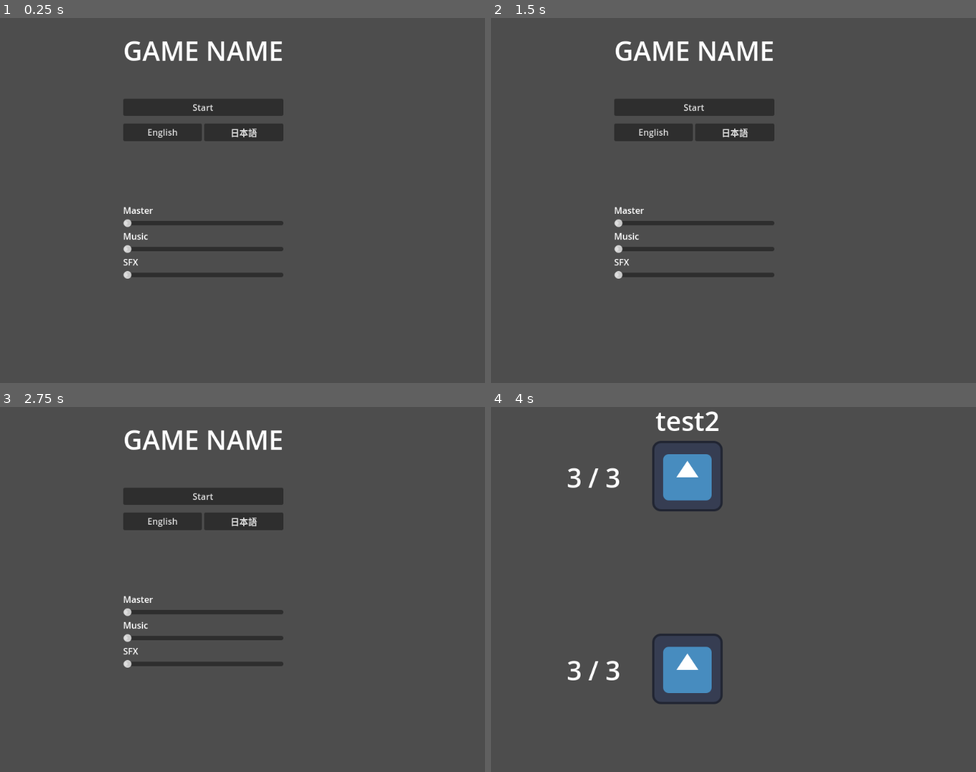
Above: before the commit, frames 1-4 (two rows, left to right).
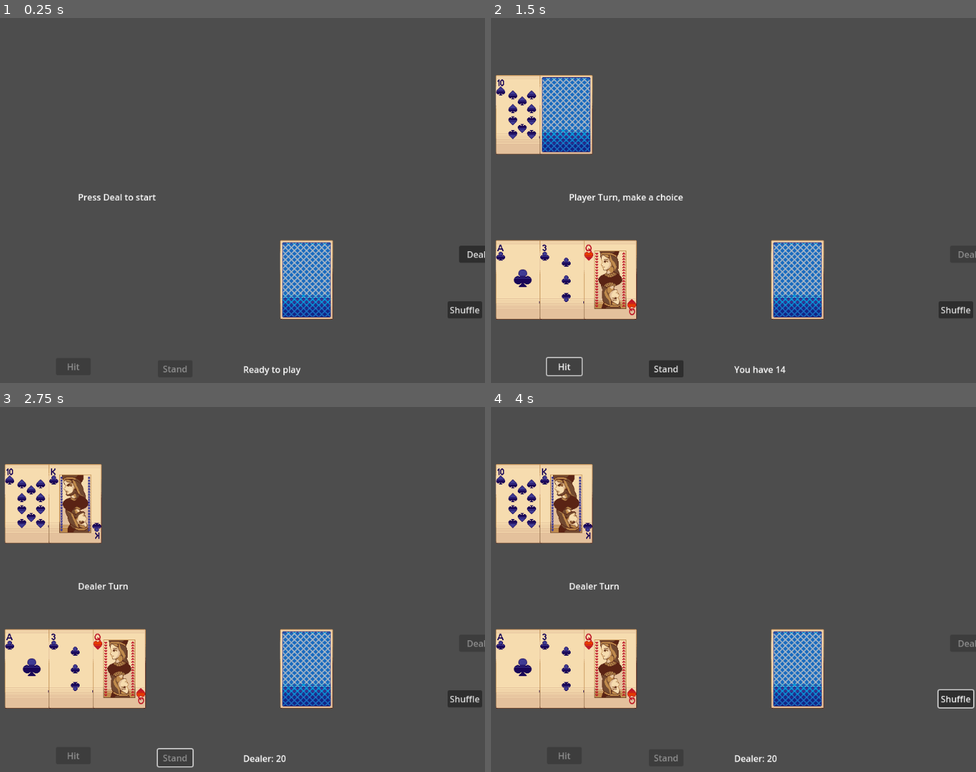
Above: after the commit, the same moments.

Repository: jrattur2/ggj-2026-team-coup
Game: Godot game, scene res://scenes/cards_test_1.tscn
Same seed, same stepped clock (60 frames per second), same inputs: the game is played once before the commit and once after it. Before the commit the project starts from res://Levels/startup_level.tscn. The engine's default icon, where the game draws it, is replaced by a stand-in: a white triangle on a blue panel in a dark square.
Inputs (mouse positions are in pixels of both pictures, inside the frame that each line leads up to):
- Up to frame 1 (0.25 s): no input
- Up to frame 2 (1.5 s): click (966, 255) at 0.5 s, where only the run after the commit has a clickable "Deal"; click (563, 364) at 1.25 s, where only the run after the commit has a clickable "Hit"
- Up to frame 3 (2.75 s): click (174, 757) at 2 s, where only the run after the commit has a clickable "Stand"
- Up to frame 4 (4 s): click (956, 699) at 2.75 s, where only the run after the commit has a clickable "Shuffle"; click (694, 494) at 3.5 s, where only the run before the commit has a clickable "Start"

The runs differ from the first frame. In frame 1, 8.4% of the frame differs, in the area x 13-100%, y 6-98%; in frame 2, 19%, in the area x 0-100%, y 6-99%; in frame 3, 19%; in frame 4, 17%.

Commit message:
Working on integrating blackjack

Diff:
--- a/Scripts/Game.gd
+++ b/Scripts/Game.gd
@@ -7,7 +7,7 @@
 var deal: GameState
 var player_turn: GameState
 var dealer_turn: GameState
-var evaluate: GameState
+var dealer_show_cards: GameState
 var end_game: GameState
 
 var deck: Node2D
@@ -42,34 +42,10 @@
 	player_turn.game = self
 	dealer_turn = get_node("/root/level/GameStates/DealerTurn")
 	dealer_turn.game = self
-
-	# Evaluate state - create if it doesn't exist
-	if has_node("/root/level/GameStates/Evaluate"):
-		evaluate = get_node("/root/level/GameStates/Evaluate")
-		evaluate.game = self
-	else:
-		# Create Evaluate state node if it doesn't exist
-		var evaluate_node = Node.new()
-		evaluate_node.name = "Evaluate"
-		var evaluate_script = load("res://scripts/gamestates/evaluate.gd")
-		evaluate_node.set_script(evaluate_script)
-		get_node("/root/level/GameStates").add_child(evaluate_node)
-		evaluate = evaluate_node
-		evaluate.game = self
-
-	# EndGame state - create if it doesn't exist
-	if has_node("/root/level/GameStates/EndGame"):
-		end_game = get_node("/root/level/GameStates/EndGame")
-		end_game.game = self
-	else:
-		# Create EndGame state node if it doesn't exist
-		var end_game_node = Node.new()
-		end_game_node.name = "EndGame"
-		var end_game_script = load("res://scripts/gamestates/end_game.gd")
-		end_game_node.set_script(end_game_script)
-		get_node("/root/level/GameStates").add_child(end_game_node)
-		end_game = end_game_node
-		end_game.game = self
+	dealer_show_cards = get_node("/root/level/GameStates/DealerTurn")
+	dealer_show_cards.game = self
+	end_game = get_node("/root/level/GameStates/DealerTurn")
+	end_game.game = self
 
 	score_text = get_node("/root/level/ScoreText")
 	player_turn_text = get_node("/root/level/PlayerTurnText")
@@ -294,7 +270,7 @@
 
 # Button handlers
 func _on_deal_pressed():
-	if game_state is Start or game_state is Evaluate or game_state is EndGame:
+	if game_state is Start or game_state is DealerShowCards or game_state is EndGame:
 		update_state(deal)
 
 func _on_hit_pressed():
--- a/Scripts/gamestates/dealer_turn.gd
+++ b/Scripts/gamestates/dealer_turn.gd
@@ -56,4 +56,4 @@
 
 	# Dealer is done, evaluate the game
 	await get_tree().create_timer(0.5).timeout
-	game.update_state(game.evaluate)
+	game.update_state(game.dealer_show_cards)
--- a/Scripts/gamestates/player_turn.gd
+++ b/Scripts/gamestates/player_turn.gd
@@ -16,7 +16,7 @@
 	# Check for automatic bust
 	var player_cards = game.get_hand_cards(game.player_hand)
 	if game.is_busted(player_cards):
-		game.update_state(game.evaluate)
+		game.update_state(game.dealer_show_cards)
 	pass
 
 func exit_state():
@@ -48,7 +48,7 @@
 	if game.is_busted(player_cards):
 		# Small delay to show the bust, then transition
 		await get_tree().create_timer(1.0).timeout
-		game.update_state(game.evaluate)
+		game.update_state(game.dealer_show_cards)
 
 func on_stand():
 	game.update_state(game.dealer_turn)
--- a/project.godot
+++ b/project.godot
@@ -11,7 +11,7 @@
 [application]
 
 config/name="Team-Coup"
-run/main_scene="uid://bq40vjn0o7xfl"
+run/main_scene="uid://dbbpee7gvqk46"
 config/features=PackedStringArray("4.5", "GL Compatibility")
 config/icon="res://icon.svg"
 
--- /dev/null
+++ b/scenes/cards_test_1.tscn
@@ -0,0 +1,122 @@
+[gd_scene load_steps=13 format=3 uid="uid://dbbpee7gvqk46"]
+
+[ext_resource type="Texture2D" uid="uid://5ygqlq5jwnbu" path="res://assets/external/Playing Cards/card-back1.png" id="2_krw6o"]
+[ext_resource type="Texture2D" uid="uid://bij4hie6cwt7a" path="res://assets/external/Playing Cards/card-clubs-1.png" id="3_v5jvv"]
+[ext_resource type="Texture2D" uid="uid://bt3db74u40023" path="res://assets/external/Playing Cards/card-clubs-5.png" id="4_1o3wq"]
+[ext_resource type="Texture2D" uid="uid://c7anevx4hjr8n" path="res://assets/external/Playing Cards/card-clubs-9.png" id="5_l20ii"]
+[ext_resource type="Texture2D" uid="uid://das74rcu1ij8a" path="res://assets/external/Playing Cards/card-diamonds-2.png" id="6_jnmty"]
+[ext_resource type="Script" uid="uid://ccgjmurtctj3" path="res://Scripts/Game.gd" id="6_v5jvv"]
+[ext_resource type="Script" uid="uid://brgsaeu8pjjn4" path="res://Scripts/gamestates/player_turn.gd" id="7_8skjy"]
+[ext_resource type="Script" uid="uid://rjifhhn6q1vr" path="res://Scripts/gamestates/dealer_turn.gd" id="8_ufhb6"]
+[ext_resource type="Script" uid="uid://bjfibqxmhqck5" path="res://Scripts/gamestates/deal.gd" id="9_5r4lc"]
+[ext_resource type="Script" uid="uid://cahvi30p0vqjm" path="res://Scripts/gamestates/start.gd" id="10_3hfb8"]
+[ext_resource type="Script" uid="uid://d1omv8clm8015" path="res://Scripts/gamestates/dealer_show_cards.gd" id="11_5r4lc"]
+[ext_resource type="Script" uid="uid://ceh6lodam63x6" path="res://Scripts/gamestates/end_game.gd" id="12_3hfb8"]
+
+[node name="level" type="Node2D"]
+
+[node name="Deck" type="Node2D" parent="."]
+position = Vector2(700, 500)
+
+[node name="Sprite2D" type="Sprite2D" parent="Deck"]
+texture = ExtResource("2_krw6o")
+
+[node name="Deal_Button" type="Button" parent="."]
+offset_left = 977.0
+offset_top = 438.0
+offset_right = 1040.0
+offset_bottom = 469.0
+text = "Deal"
+
+[node name="Hit" type="Button" parent="."]
+offset_left = 245.0
+offset_top = 642.0
+offset_right = 308.0
+offset_bottom = 673.0
+text = "Hit"
+
+[node name="Stand" type="Button" parent="."]
+offset_left = 430.0
+offset_top = 646.0
+offset_right = 493.0
+offset_bottom = 677.0
+text = "Stand"
+
+[node name="Shuffle_Button" type="Button" parent="."]
+offset_left = 956.0
+offset_top = 539.0
+offset_right = 1019.0
+offset_bottom = 570.0
+text = "Shuffle"
+
+[node name="Node2D" type="Node2D" parent="."]
+
+[node name="Player_1_Card_1" type="Node2D" parent="."]
+position = Vector2(200, 500)
+
+[node name="Sprite2D" type="Sprite2D" parent="Player_1_Card_1"]
+texture = ExtResource("3_v5jvv")
+
+[node name="Player_1_Card_2" type="Node2D" parent="."]
+position = Vector2(500, 500)
+
+[node name="Sprite2D" type="Sprite2D" parent="Player_1_Card_2"]
+texture = ExtResource("4_1o3wq")
+
+[node name="Player_2_Card_1" type="Node2D" parent="."]
+position = Vector2(200, 200)
+
+[node name="Sprite2D" type="Sprite2D" parent="Player_2_Card_1"]
+texture = ExtResource("5_l20ii")
+
+[node name="Player_2_Card_2" type="Node2D" parent="."]
+position = Vector2(500, 200)
+
+[node name="Sprite2D" type="Sprite2D" parent="Player_2_Card_2"]
+texture = ExtResource("6_jnmty")
+
+[node name="Node2D2" type="Node2D" parent="."]
+
+[node name="GameStates" type="Node" parent="."]
+
+[node name="Game" type="Node" parent="GameStates"]
+script = ExtResource("6_v5jvv")
+metadata/_custom_type_script = "uid://ccgjmurtctj3"
+
+[node name="PlayerTurn" type="Node" parent="GameStates"]
+script = ExtResource("7_8skjy")
+metadata/_custom_type_script = "uid://brgsaeu8pjjn4"
+
+[node name="DealerTurn" type="Node" parent="GameStates"]
+script = ExtResource("8_ufhb6")
+metadata/_custom_type_script = "uid://rjifhhn6q1vr"
+
+[node name="Deal" type="Node" parent="GameStates"]
+script = ExtResource("9_5r4lc")
+metadata/_custom_type_script = "uid://bjfibqxmhqck5"
+
+[node name="Start" type="Node" parent="GameStates"]
+script = ExtResource("10_3hfb8")
+metadata/_custom_type_script = "uid://cahvi30p0vqjm"
+
+[node name="DealerShowCards" type="Node" parent="GameStates"]
+script = ExtResource("11_5r4lc")
+metadata/_custom_type_script = "uid://d1omv8clm8015"
+
+[node name="EndGame" type="Node" parent="GameStates"]
+script = ExtResource("12_3hfb8")
+metadata/_custom_type_script = "uid://ceh6lodam63x6"
+
+[node name="ScoreText" type="Label" parent="."]
+offset_left = 585.0
+offset_top = 651.0
+offset_right = 717.0
+offset_bottom = 674.0
+text = "You have 6 or 16"
+
+[node name="PlayerTurnText" type="Label" parent="."]
+offset_left = 285.0
+offset_top = 338.0
+offset_right = 417.0
+offset_bottom = 361.0
+text = "Player Turn"
Binary file changed: Translations/translations.en.translation
Binary file changed: Translations/translations.ja.translation
Binary file added: assets/external/Playing Cards/card-back1.png
Not shown, added: assets/external/Playing Cards/card-back1.png.import
Binary file added: assets/external/Playing Cards/card-back2.png
Not shown, added: assets/external/Playing Cards/card-back2.png.import
Binary file added: assets/external/Playing Cards/card-back3.png
Not shown, added: assets/external/Playing Cards/card-back3.png.import
Binary file added: assets/external/Playing Cards/card-back4.png
Not shown, added: assets/external/Playing Cards/card-back4.png.import
Binary file added: assets/external/Playing Cards/card-blank.png
Not shown, added: assets/external/Playing Cards/card-blank.png.import
(and 108 more such lines)
